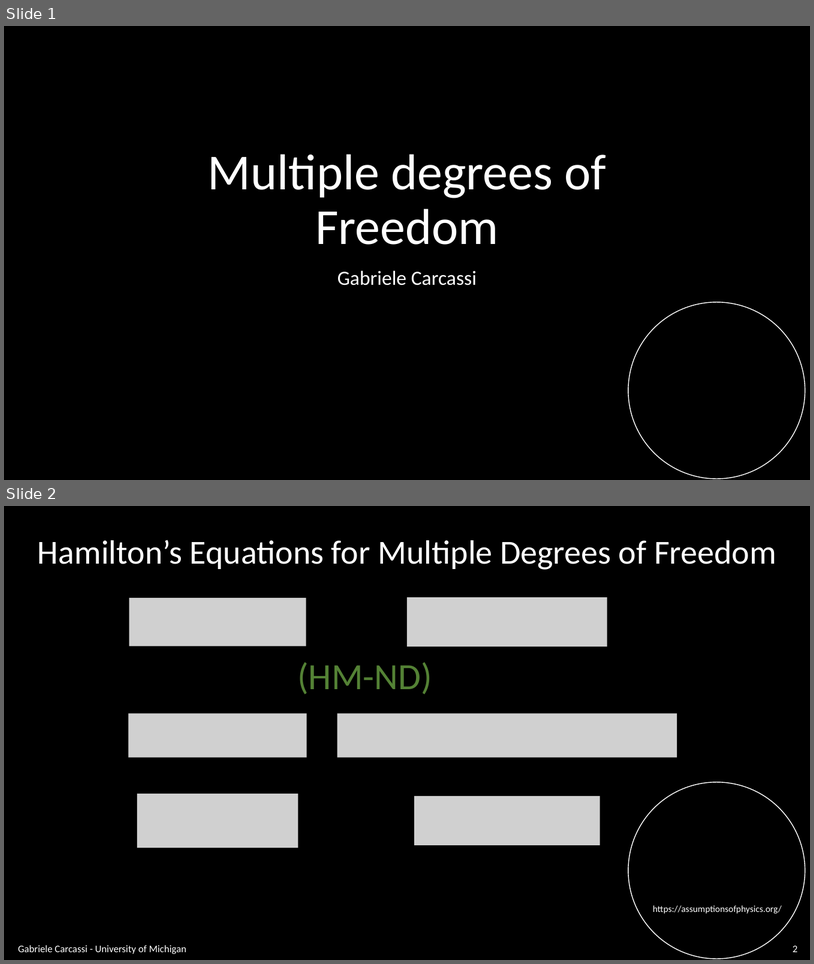
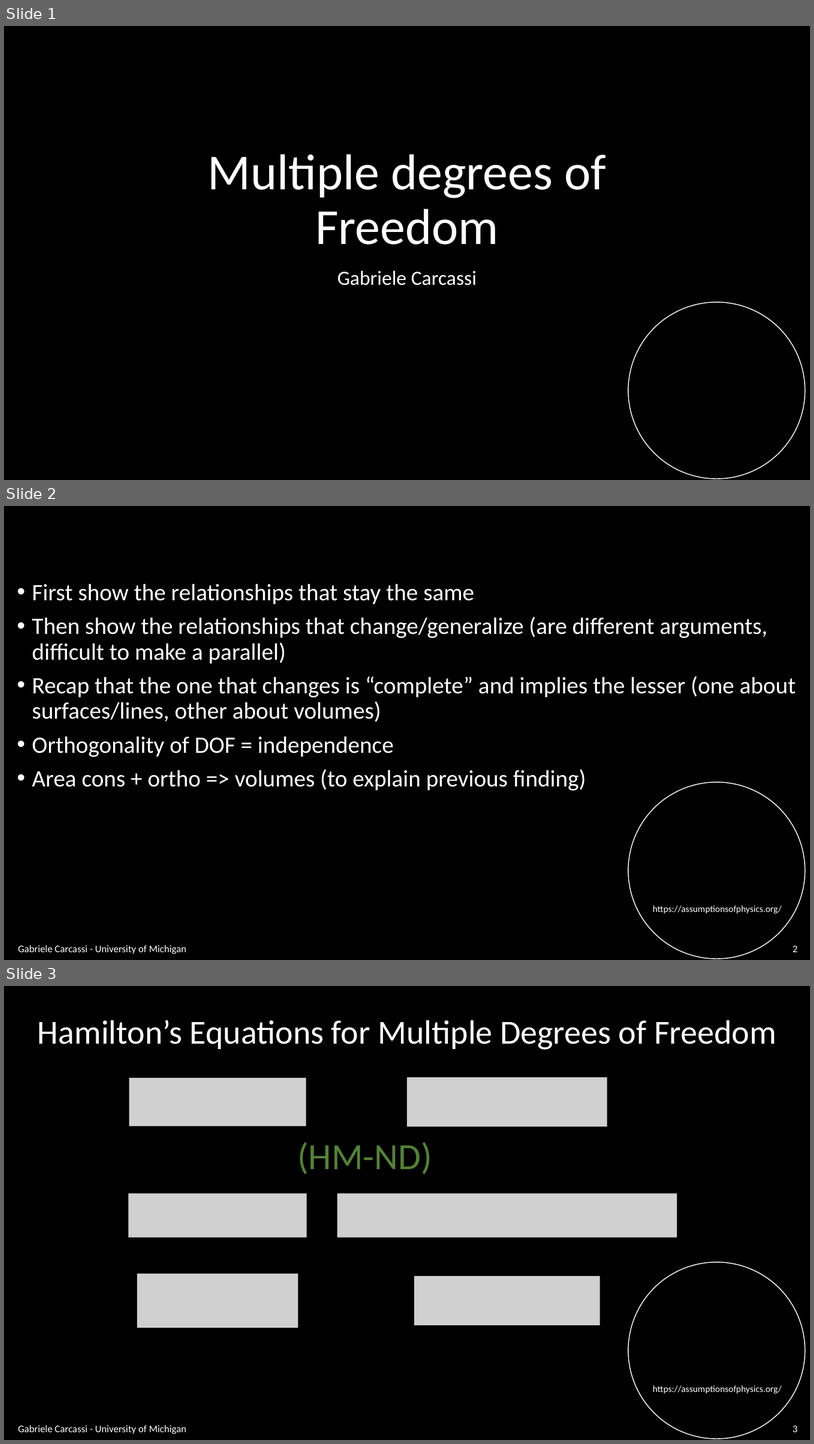
Before and after one commit to assumptionsofphysics/slides, a slide deck: BookCompanions-v2/RP-Class-4.pptx. Shown one above the other, each under a label of ours: slides 1 and 2 before the commit, slides 1, 2 and 3 after it. The pictures are 814x964 and 814x1444 pixels, drawn with LibreOffice and Linux fonts; fonts in the diff are those of the drawing; grey boxes stand for pictures; background and template pictures are left out. Boxes give left, top, right and bottom in pixels: in the first picture for what was removed or moved away, otherwise in the second. Text is boxed around its words. In the diff, an @@ line names an element or a change of style, - is before the commit and + after.

```diff
--- a/BookCompanions-v2/RP-Class-4.pptx
+++ b/BookCompanions-v2/RP-Class-4.pptx
@@ slide 2 added at box(4, 506, 810, 960), background #000000; not listed: 2 template elements that a slide beside it also shows @@
@@ text added at box(32, 583, 797, 790), 28 pt, text #FFFFFF @@
+• First show the relationships that stay the same
+• Then show the relationships that change/generalize (are different arguments, difficult to make a parallel)
+• Recap that the one that changes is “complete” and implies the lesser (one about surfaces/lines, other about volumes)
+• Orthogonality of DOF = independence
+• Area cons + ortho => volumes (to explain previous finding)
@@ text added at box(18, 945, 186, 954), 12 pt, text #FFFFFF @@
+Gabriele Carcassi - University of Michigan
@@ page number added at box(793, 945, 798, 952), 12 pt, text #FFFFFF @@
+2
@@ what was slide 2 is now slide 3 @@
@@ page number at box(793, 1425, 798, 1432): text changed @@
-2
+3
```
Also in this commit, not shown: 4 slides changed, 6 other slides added.
